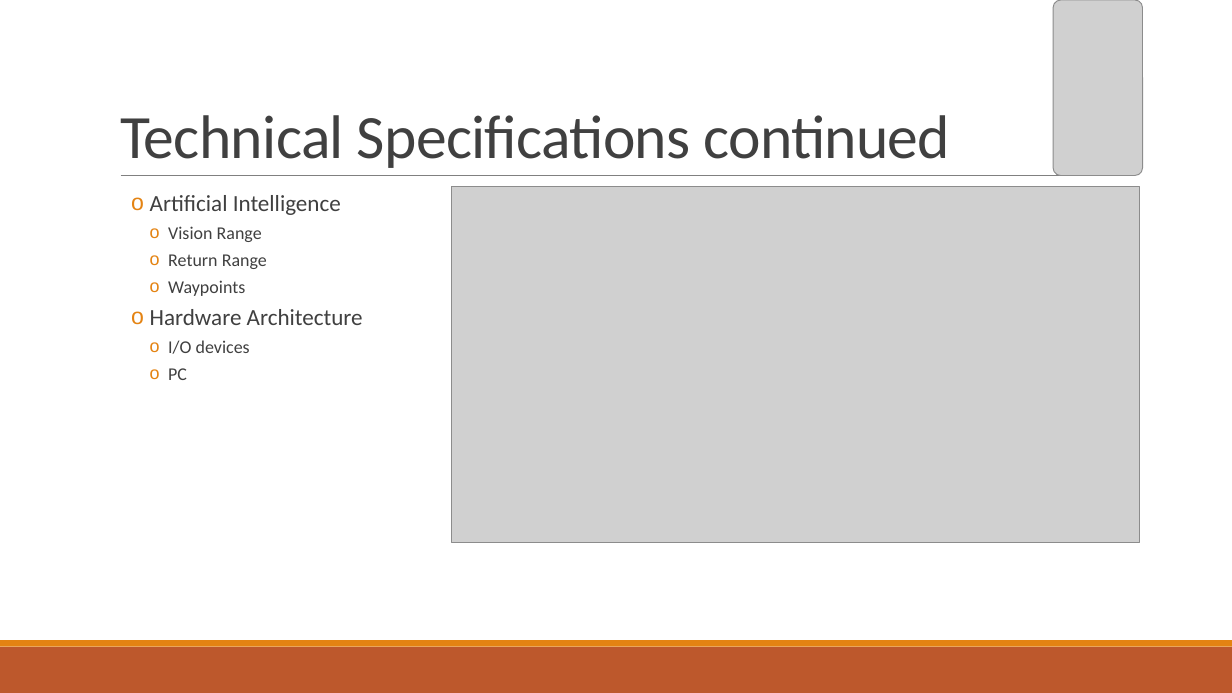
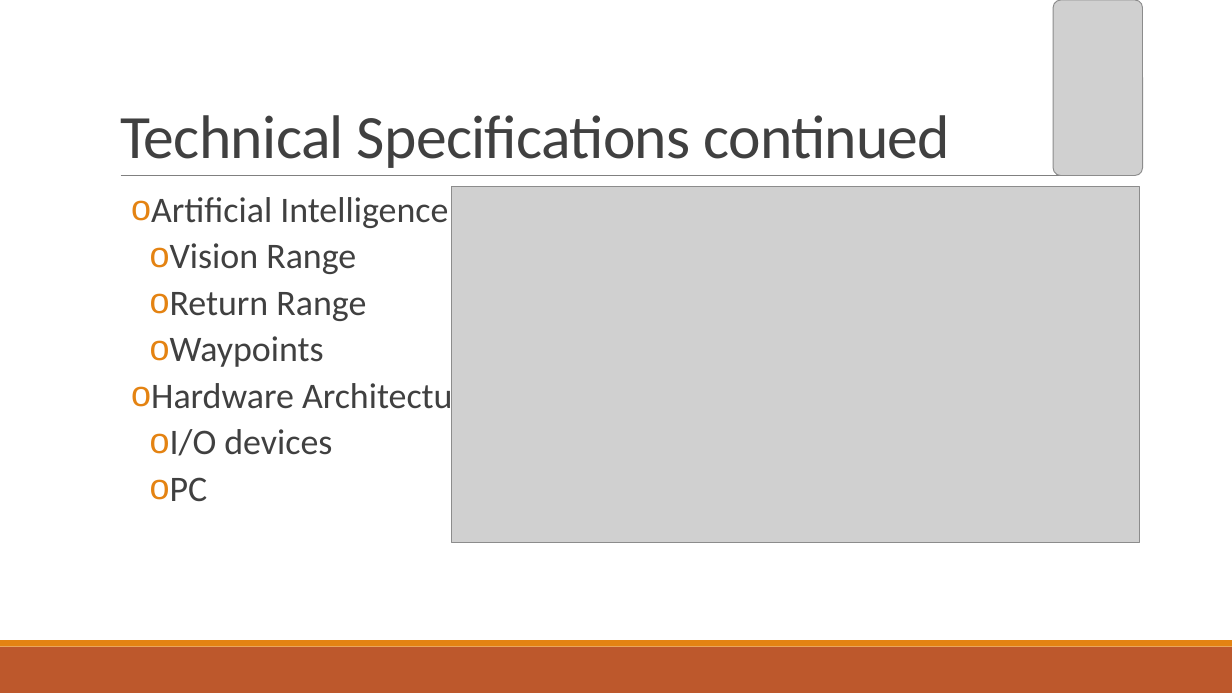
Before and after one commit to jonnynabors/Belly-Of-The-Beast, a slide deck: slide 11 of Documentation/Design Document/UnityDesignPresentation.pptx (slide 10 before the commit). Drawn at 1232x693 pixels with LibreOffice and Linux fonts; fonts in the diff are those of the drawing; grey boxes stand for pictures. Boxes give left, top, right and bottom in pixels: in the first picture for what was removed or moved away, otherwise in the second. Text is boxed around its words. In the diff, an @@ line names an element or a change of style, - is before the commit and + after.

```diff
--- a/Documentation/Design Document/UnityDesignPresentation.pptx
+++ b/Documentation/Design Document/UnityDesignPresentation.pptx
@@ text "Artificial Intelligence" at [151, 197, 482, 501]: size 18 to 28 pt in "Artificial Intelligence", "Hardware Architecture"; size 14 to 28 pt in "Vision Range", "Return Range", "Waypoints", "I/O devices" and 1 more places @@
```
Also in this commit, not shown: 6 other slides changed, 1 slide added, 3 other files.
